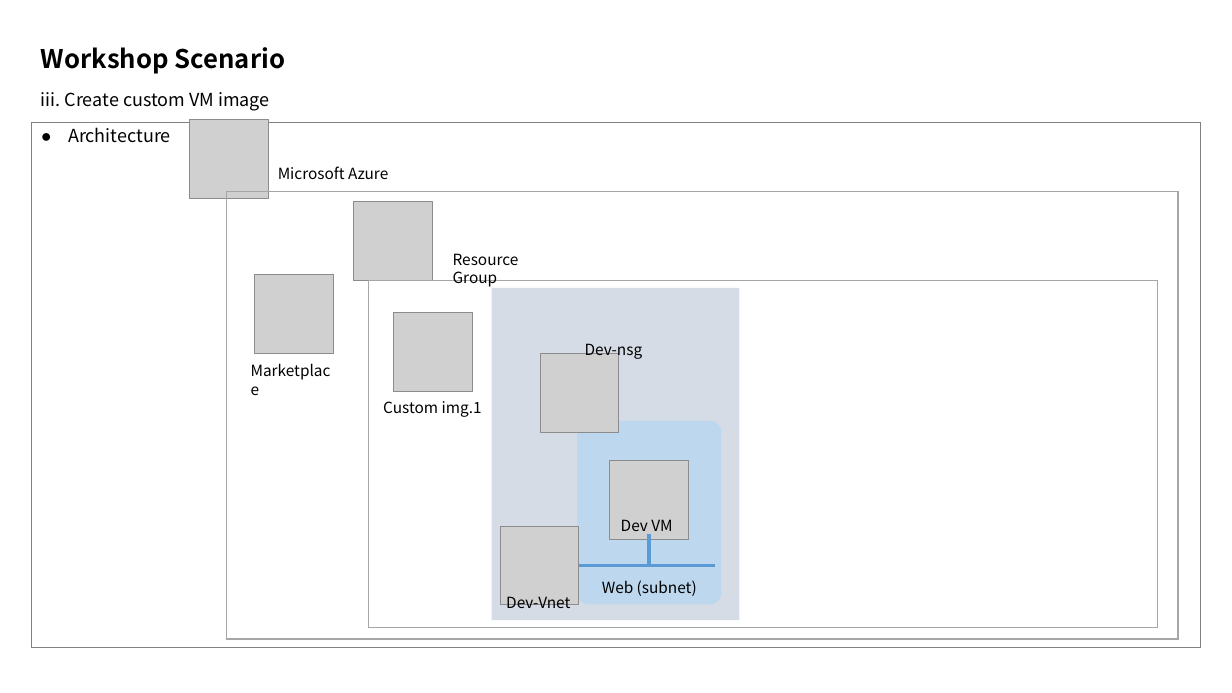
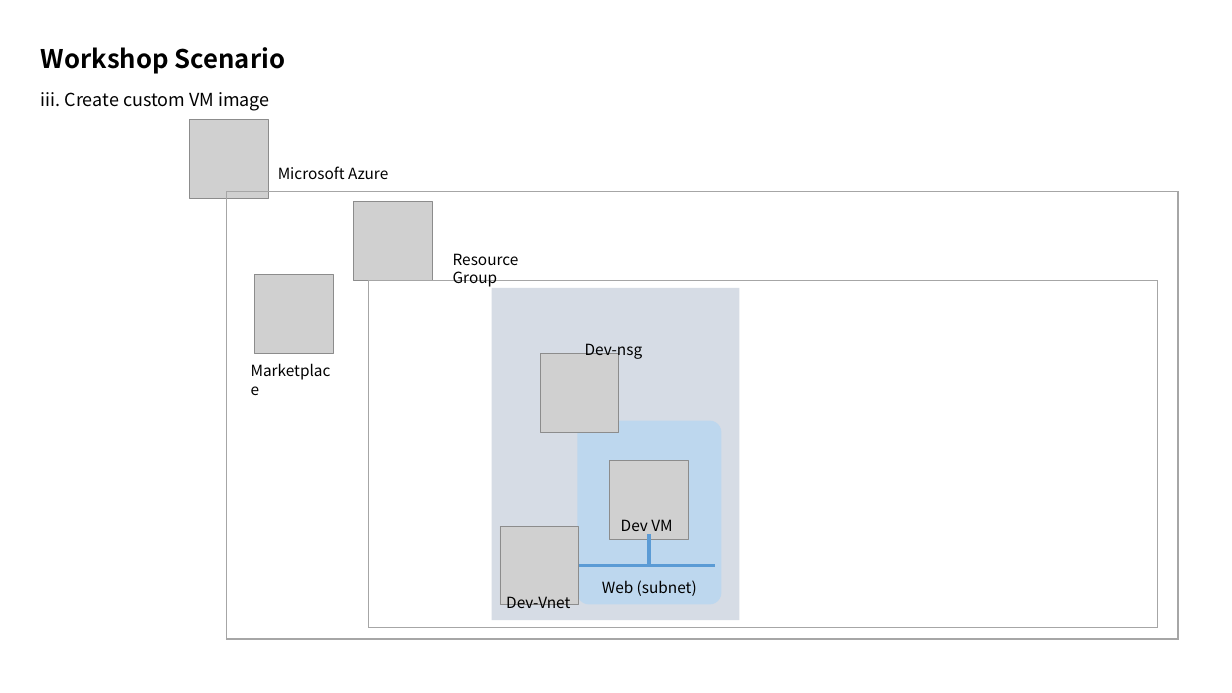
Before and after one commit to xlegend1024/az-infra-wrkshp-101, a slide deck: slide 6 of 2. Workshop Scenario/Workshop Scenario.pptx. Drawn at 1232x693 pixels with LibreOffice and Linux fonts; fonts in the diff are those of the drawing; grey boxes stand for pictures. Boxes give left, top, right and bottom in pixels: in the first picture for what was removed or moved away, otherwise in the second. Text is boxed around its words. In the diff, an @@ line names an element or a change of style, - is before the commit and + after.

```diff
--- a/2. Workshop Scenario/Workshop Scenario.pptx
+++ b/2. Workshop Scenario/Workshop Scenario.pptx
@@ text removed at box(31, 123, 1201, 648) @@
-● Architecture
@@ picture removed at box(394, 312, 472, 391) @@
@@ text removed at box(383, 401, 482, 417) @@
-Custom img.1
```
Also in this commit, not shown: 5 other slides changed, 1 slide added, 15 other files.
